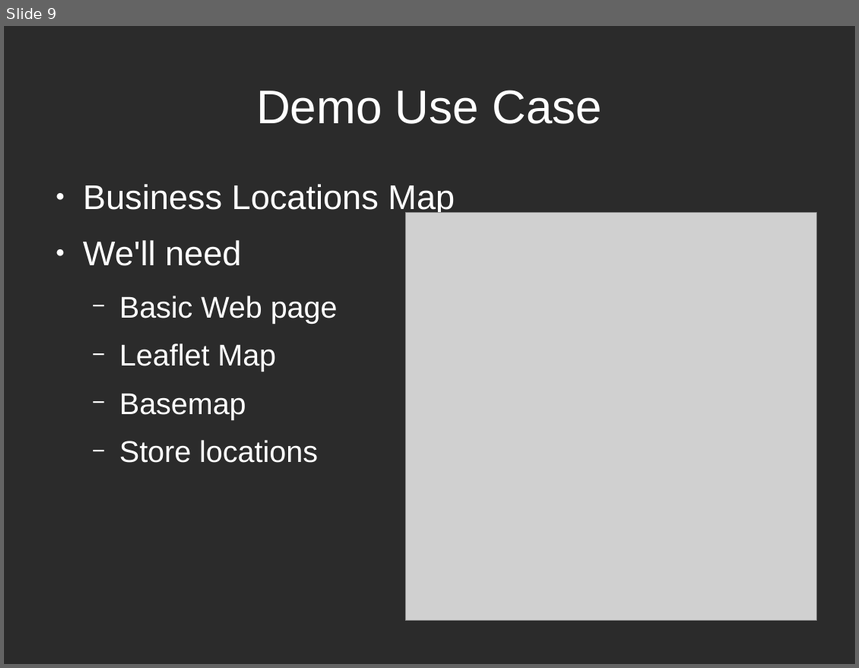
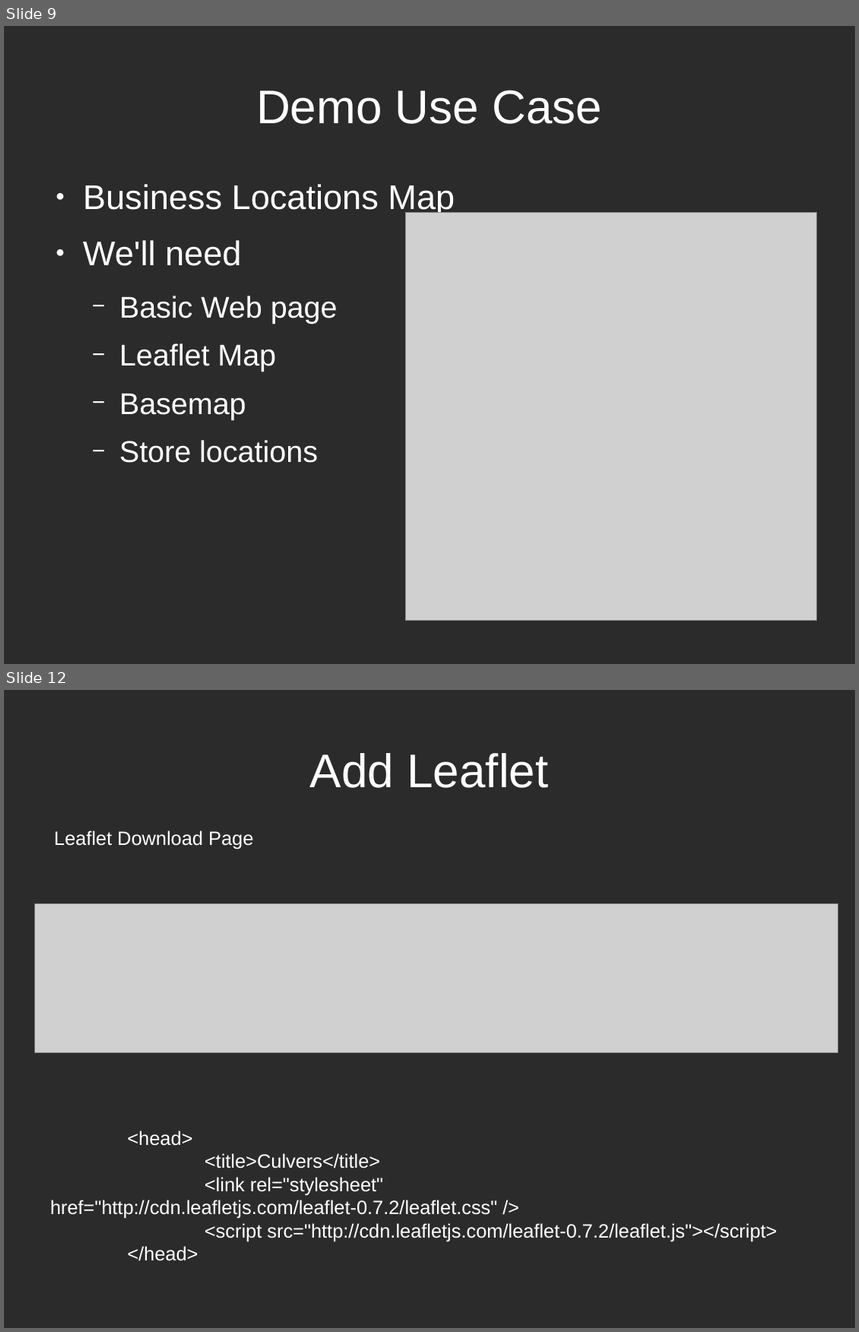
Before and after one commit to stuporglue/leaflet-crash-course, a slide deck: Presentation.odp. Shown one above the other, each under a label of ours: slide 9 before the commit, slides 9 and 12 after it; the slides between them are not shown. The pictures are 859x668 and 859x1332 pixels, drawn with LibreOffice and Linux fonts; fonts in the diff are those of the drawing; grey boxes stand for pictures; background and template pictures are left out; a plain dark background stands for a picture behind light text. Boxes give left, top, right and bottom in pixels: in the first picture for what was removed or moved away, otherwise in the second. Text is boxed around its words. In the diff, an @@ line names an element or a change of style, - is before the commit and + after.

```diff
--- a/Presentation.odp
+++ b/Presentation.odp
@@ slide 12 added at (4,690,855,1328), background picture (left out) @@
@@ title added at (310,753,548,788), 44 pt, text #FFFFFF @@
+Add Leaflet
@@ text added at (54,831,253,849), 18 pt, text #FFFFFF @@
+Leaflet Download Page
@@ picture added at (35,904,838,1053) @@
@@ text added at (50,1131,777,1242), 18 pt, text #FFFFFF @@
+<head>
+<title>Culvers</title>
+<link rel="stylesheet" href="http://cdn.leafletjs.com/leaflet-0.7.2/leaflet.css" />
+<script src="http://cdn.leafletjs.com/leaflet-0.7.2/leaflet.js"></script>
+</head>
```
Also in this commit, not shown: 2 slides changed, 21 other slides added, 1 slide removed.
